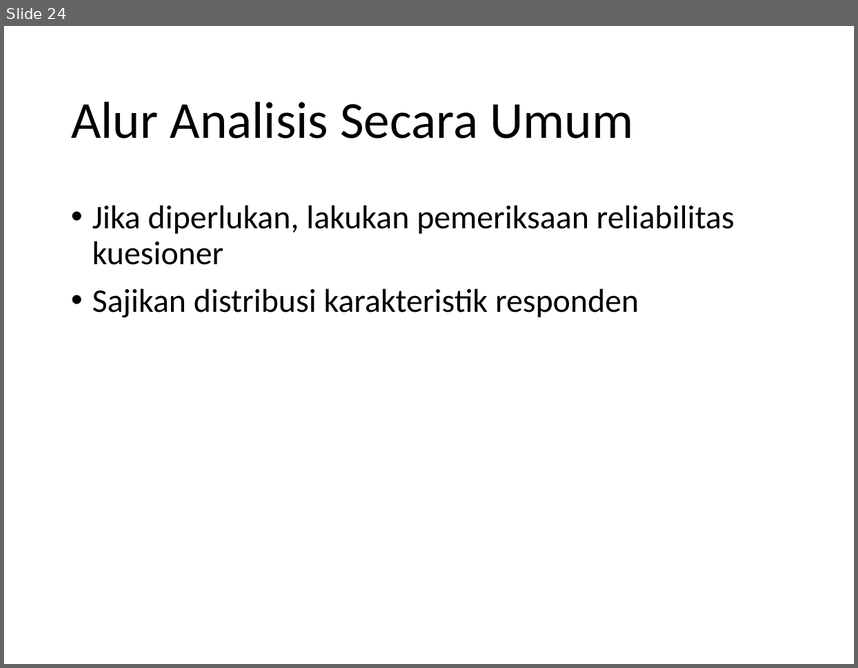
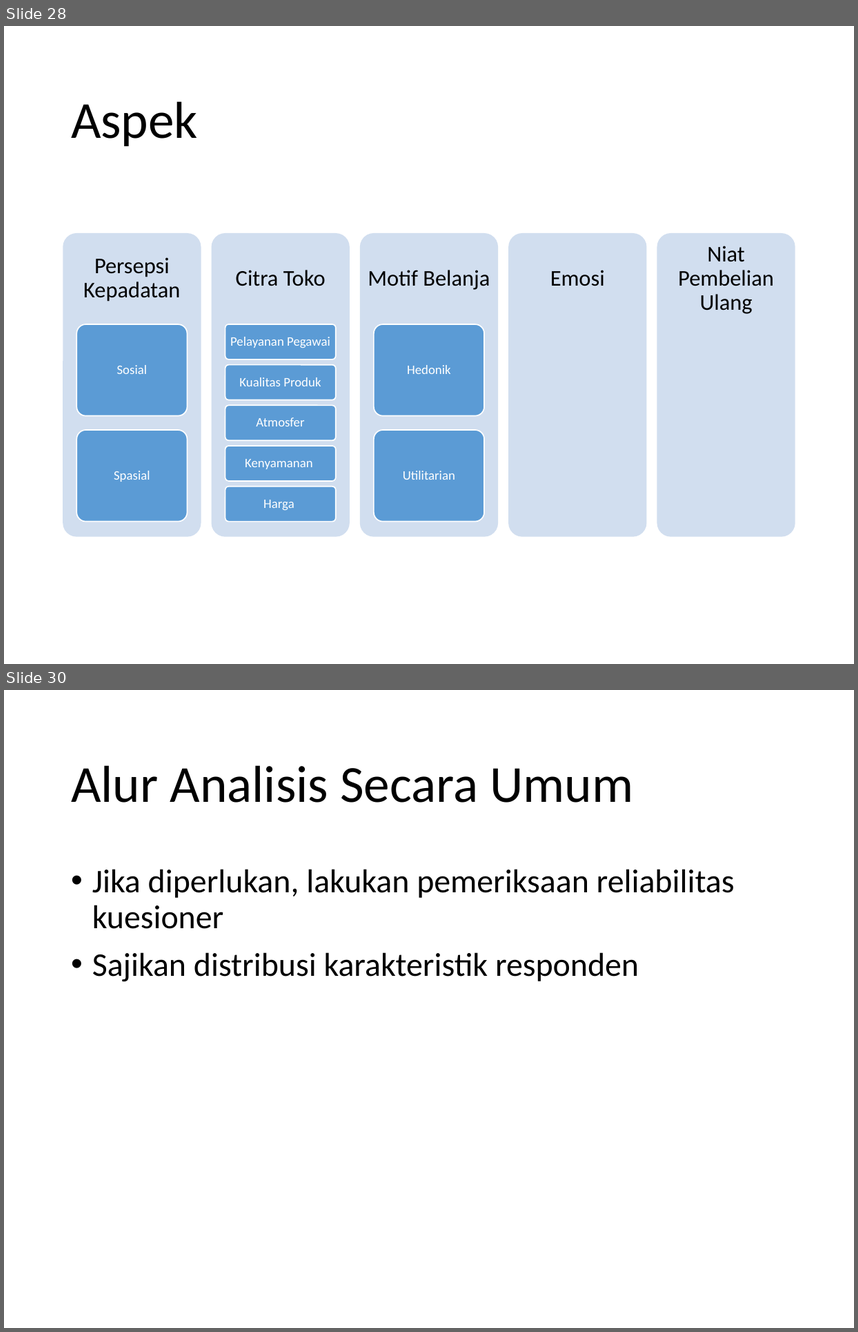
Before and after one commit to bagusco/UAI, a slide deck: Bahan Diskusi di UAI.pptx. Shown one above the other, each under a label of ours: slide 24 before the commit, slides 28 and 30 after it; the slides between them are not shown. The pictures are 858x668 and 858x1332 pixels, drawn with LibreOffice and Linux fonts; fonts in the diff are those of the drawing. Boxes give left, top, right and bottom in pixels: in the first picture for what was removed or moved away, otherwise in the second. Text is boxed around its words. In the diff, an @@ line names an element or a change of style, - is before the commit and + after.

```diff
--- a/Bahan Diskusi di UAI.pptx
+++ b/Bahan Diskusi di UAI.pptx
@@ slide 28 added at [4,26,854,664], background #FFFFFF @@
@@ title added at [71,101,198,146], 44 pt, text #000000 @@
+Aspek
@@ group added at [63,232,795,536]: 14 rounded rectangles, 14 texts @@
+Persepsi Kepadatan
+Sosial
+Spasial
+Citra Toko
+Pelayanan Pegawai
+Kualitas Produk
+Atmosfer
+Kenyamanan
+Harga
+Motif Belanja
+Hedonik
+Utilitarian
+Emosi
+Niat Pembelian Ulang
@@ what was slide 24 is now slide 30 @@
```
Also in this commit, not shown: 1 slide changed, 10 other slides added, 2 slides removed.
